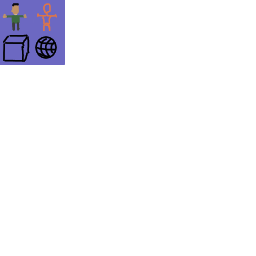
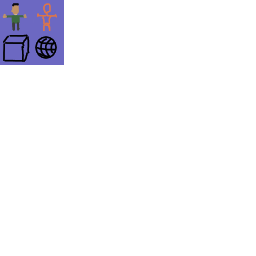
Before/after of a (256, 256) layered artwork. What changed in the layer stack:
painted on "Paint Layer 3" over [64, 0, 65, 65]
painted on "Paint Layer 2" over [64, 0, 65, 64]